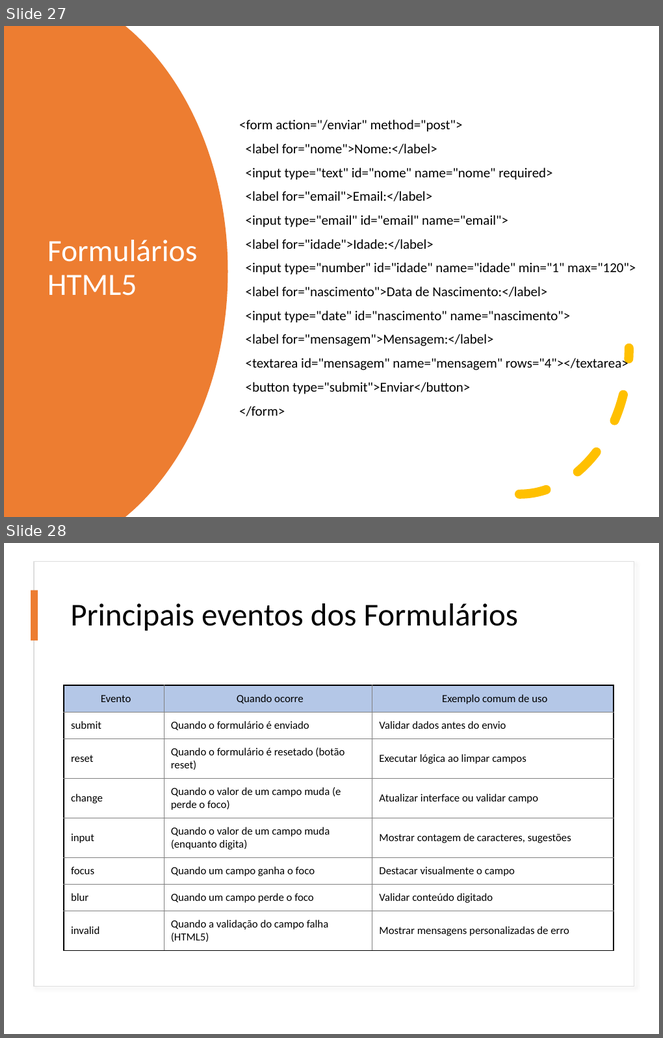
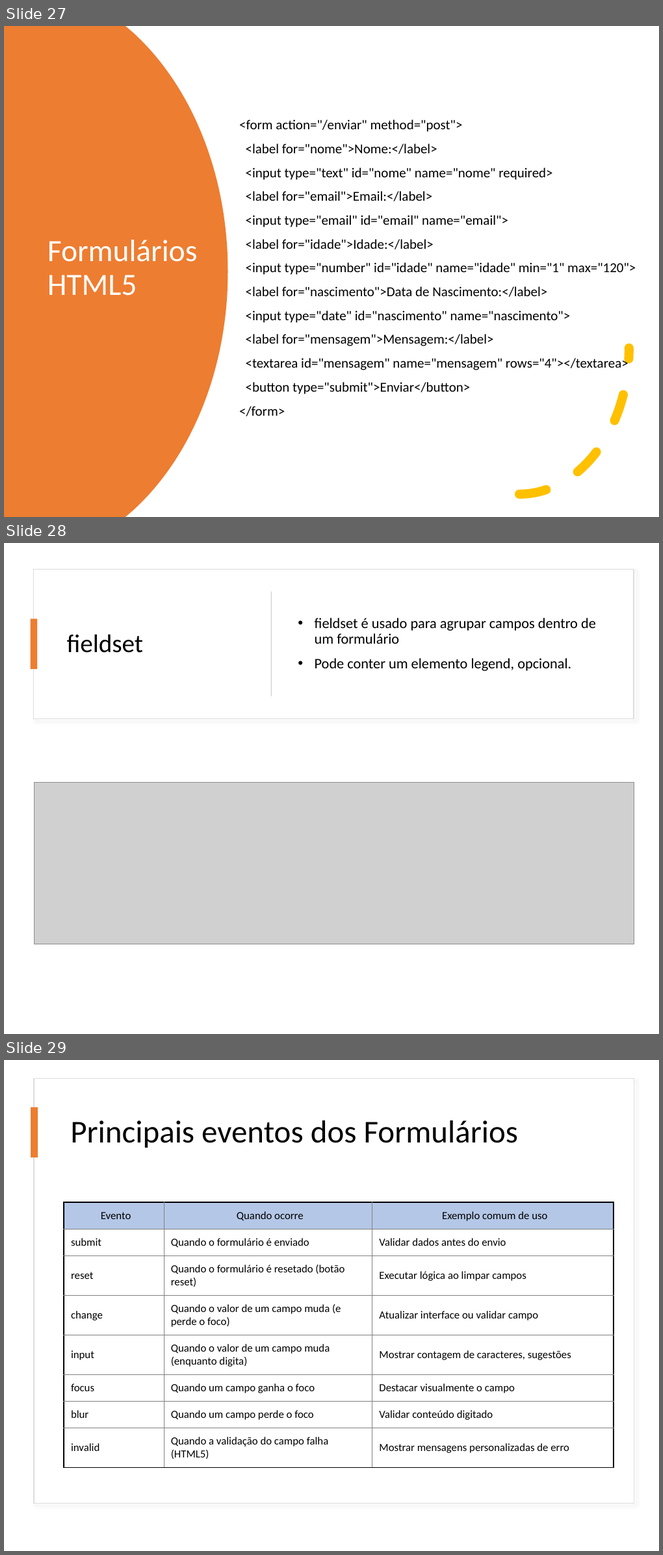
Before and after one commit to thiagospin/APLICWEBI, a slide deck: slides/HTML e CSS.pptx. Shown one above the other, each under a label of ours: slides 27 and 28 before the commit, slides 27, 28 and 29 after it. The pictures are 663x1038 and 663x1555 pixels, drawn with LibreOffice and Linux fonts; fonts in the diff are those of the drawing; grey boxes stand for pictures. Boxes give left, top, right and bottom in pixels: in the first picture for what was removed or moved away, otherwise in the second. Text is boxed around its words. In the diff, an @@ line names an element or a change of style, - is before the commit and + after.

```diff
--- a/slides/HTML e CSS.pptx
+++ b/slides/HTML e CSS.pptx
@@ slide 28 added at [4,543,659,1034], background #FFFFFF @@
@@ rectangle added at [33,569,634,719], fill #FFFFFF, outline #DEDEDE 1 pt @@
@@ rectangle added at [271,591,272,696], fill #D5D5D5 @@
@@ rectangle added at [30,619,36,670], fill #ED7D31 @@
@@ text added at [315,618,596,671], 16 pt, text #000000 @@
+• fieldset é usado para agrupar campos dentro de um formulário
+• Pode conter um elemento legend, opcional.
@@ title added at [67,634,143,653], 28 pt, text #000000 @@
+fieldset
@@ picture added at [34,783,634,945] @@
@@ what was slide 28 is now slide 29 @@
```
Also in this commit, not shown: 1 slide changed, 1 other slide added, 1 other file.
